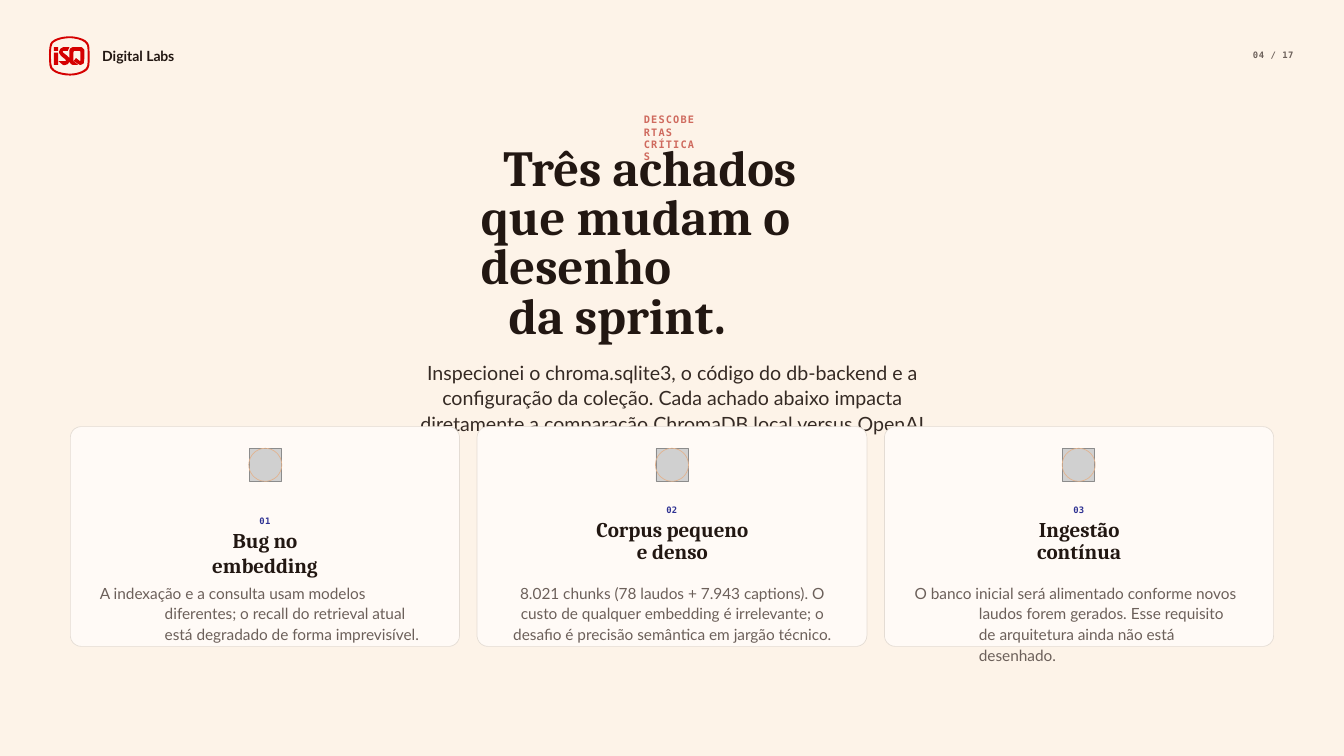
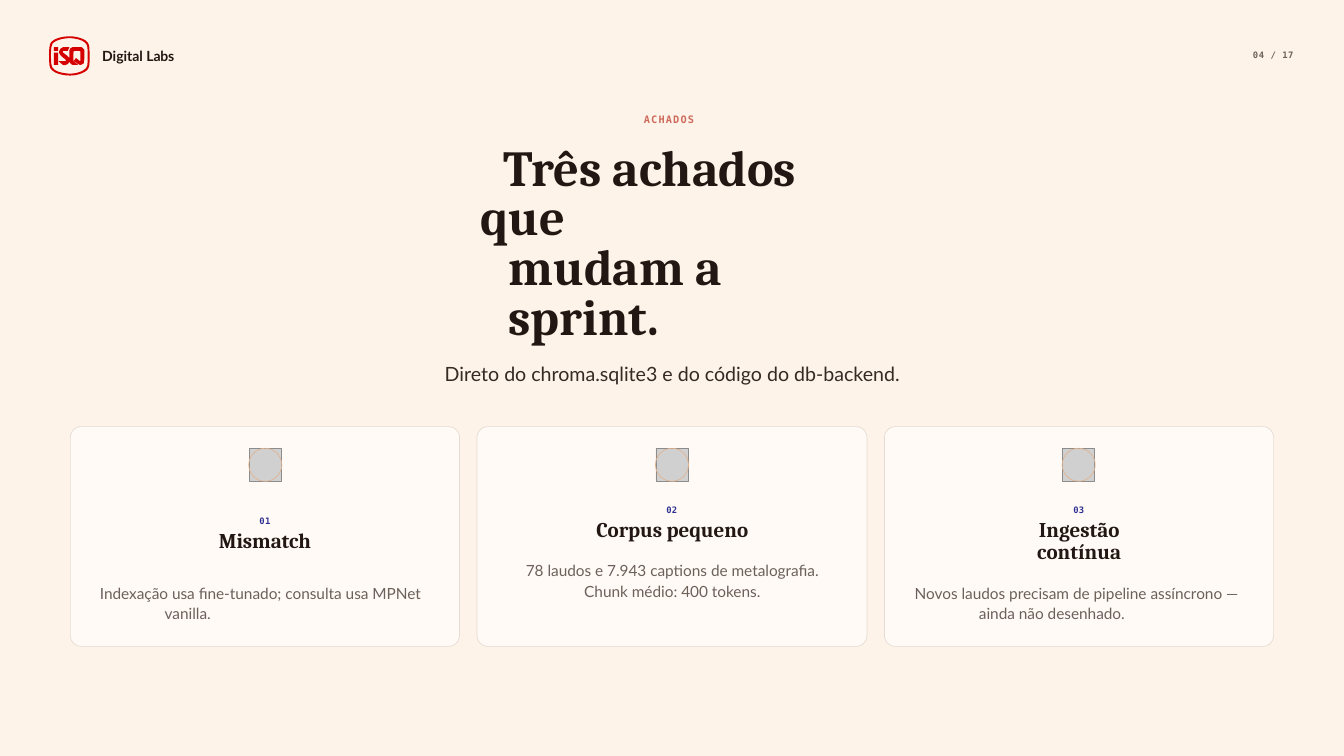
Before and after one commit to dropeko/rag-personal, a slide deck: slide 4 of references/Apresentacao_RAG_2026-06-01.pptx. Drawn at 1344x756 pixels with LibreOffice and Linux fonts; fonts in the diff are those of the drawing; grey boxes stand for pictures. Boxes give left, top, right and bottom in pixels: in the first picture for what was removed or moved away, otherwise in the second. Text is boxed around its words. In the diff, an @@ line names an element or a change of style, - is before the commit and + after.

```diff
--- a/references/Apresentacao_RAG_2026-06-01.pptx
+++ b/references/Apresentacao_RAG_2026-06-01.pptx
@@ text at <box>644,115,694,123</box>: text changed @@
-DESCOBERTAS CRÍTICAS
+ACHADOS
@@ text at <box>445,150,900,385</box>: text changed @@
-Três achados que mudam o desenho
-da sprint.
-Inspecionei o chroma.sqlite3, o código do db-backend e a configuração da coleção. Cada achado abaixo impacta diretamente a comparação ChromaDB local versus OpenAI Embeddings.
+Três achados que
+mudam a sprint.
+Direto do chroma.sqlite3 e do código do db-backend.
@@ text at <box>219,533,311,548</box>: text changed @@
-Bug no embedding
+Mismatch
@@ text at <box>526,523,819,597</box>: text changed @@
-Corpus pequeno e denso
-8.021 chunks (78 laudos + 7.943 captions). O custo de qualquer embedding é irrelevante; o desafio é precisão semântica em jargão técnico.
+Corpus pequeno
+78 laudos e 7.943 captions de metalografia. Chunk médio: 400 tokens.
@@ text at <box>100,587,421,619</box>: text changed @@
-A indexação e a consulta usam modelos diferentes; o recall do retrieval atual está degradado de forma imprevisível.
+Indexação usa fine-tunado; consulta usa MPNet vanilla.
@@ text at <box>915,587,1223,619</box>: text changed @@
-O banco inicial será alimentado conforme novos laudos forem gerados. Esse requisito de arquitetura ainda não está desenhado.
+Novos laudos precisam de pipeline assíncrono — ainda não desenhado.
```
Also in this commit, not shown: 16 other slides changed, 1 other file.
